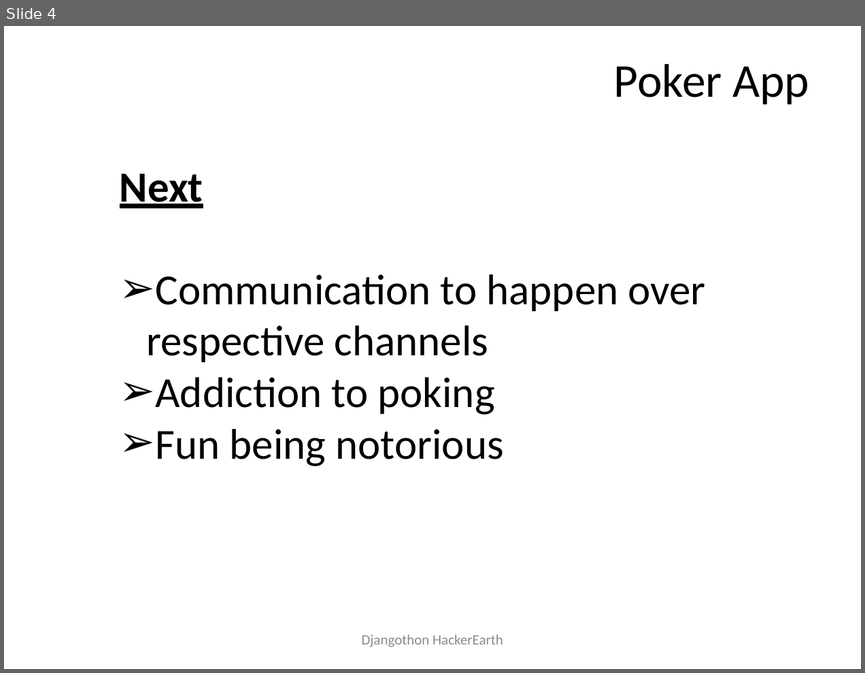
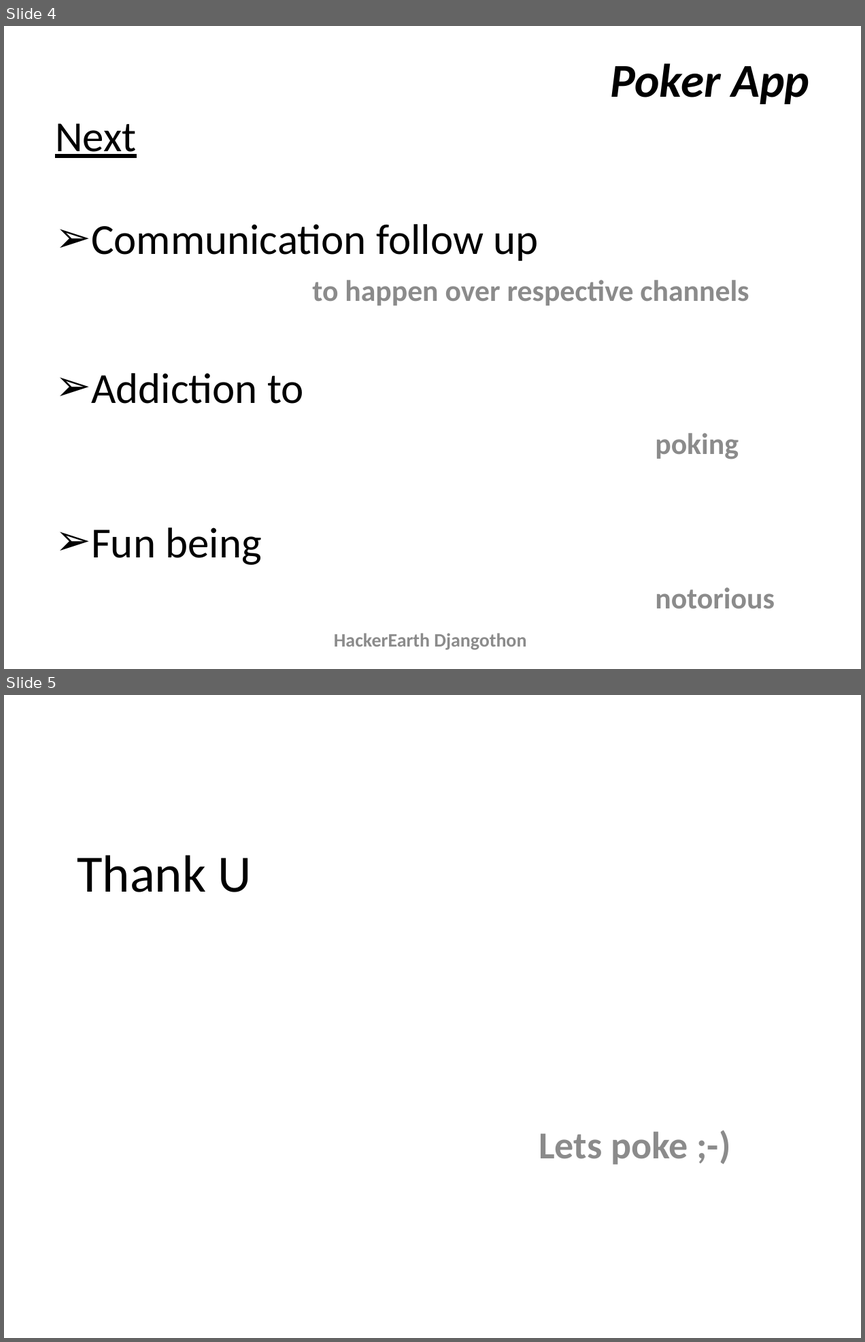
Before and after one commit to djangothon/Poker, a slide deck: PokerJoker.pptx. Shown one above the other, each under a label of ours: slide 4 before the commit, slides 4 and 5 after it. The pictures are 865x673 and 865x1342 pixels, drawn with LibreOffice and Linux fonts; fonts in the diff are those of the drawing. Boxes give left, top, right and bottom in pixels: in the first picture for what was removed or moved away, otherwise in the second. Text is boxed around its words. In the diff, an @@ line names an element or a change of style, - is before the commit and + after.

```diff
--- a/PokerJoker.pptx
+++ b/PokerJoker.pptx
@@ slide 5 added at <box>4,695,861,1338</box>, background #FFFFFF @@
@@ title added at <box>77,855,252,892</box>, 44 pt, text #000000 @@
+Thank U
@@ subtitle added at <box>538,1132,688,1164</box>, 32 pt, text #8C8C8C, bold @@
+Lets poke ;-)
@@ slide 4 changed as well @@
@@ title "Poker App" at <box>610,63,809,104</box>: bold on, italic on @@
@@ text "Next": place and size @@
-text "Next" at <box>120,174,706,466</box>
+text "Next" at <box>55,123,774,608</box>
@@ text at <box>55,123,137,158</box>: bold off in "Next" @@
@@ text at <box>91,224,774,608</box>: text changed; size 36 to 25 pt; text colour #000000 to #8C8C8C; bold on @@
-➢ Communication to happen over respective channels
-➢ Addiction to poking
-➢ Fun being notorious
+➢ Communication follow up
+to happen over respective channels
+➢ Addiction to
+poking
+➢ Fun being
+notorious
@@ text at <box>334,633,526,650</box>: text changed; size 12 to 16 pt; bold on @@
-Djangothon HackerEarth
+HackerEarth Djangothon
```
Also in this commit, not shown: 3 other slides changed, 1 other file.
